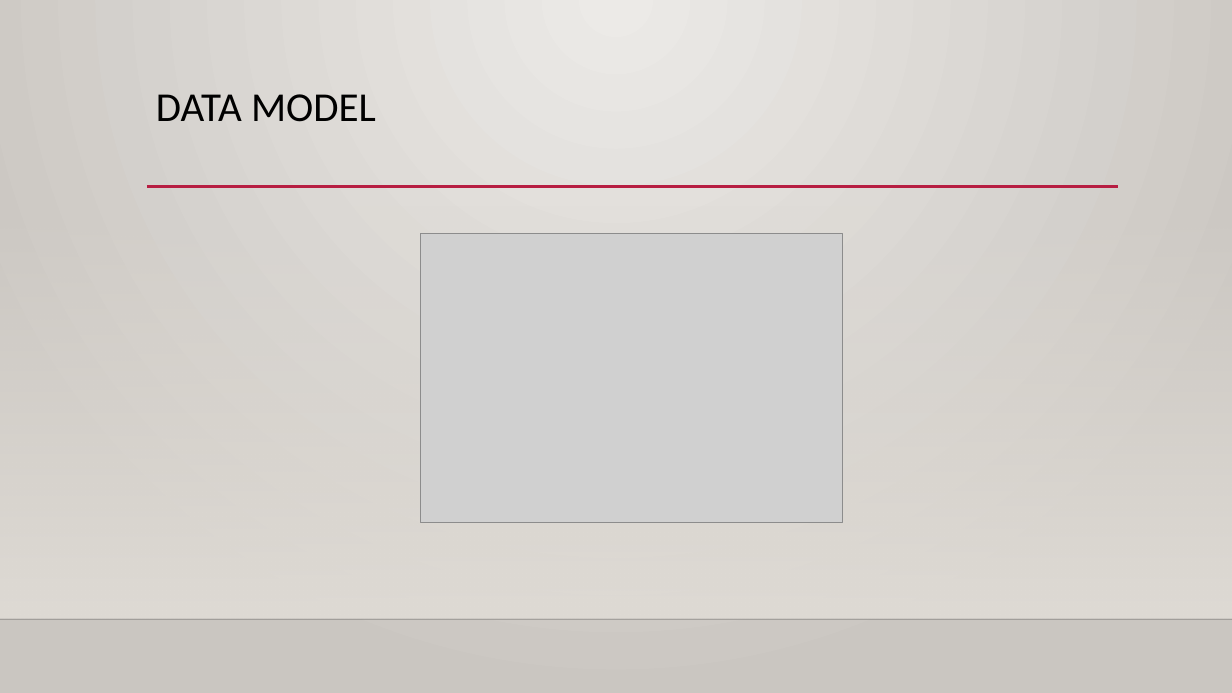
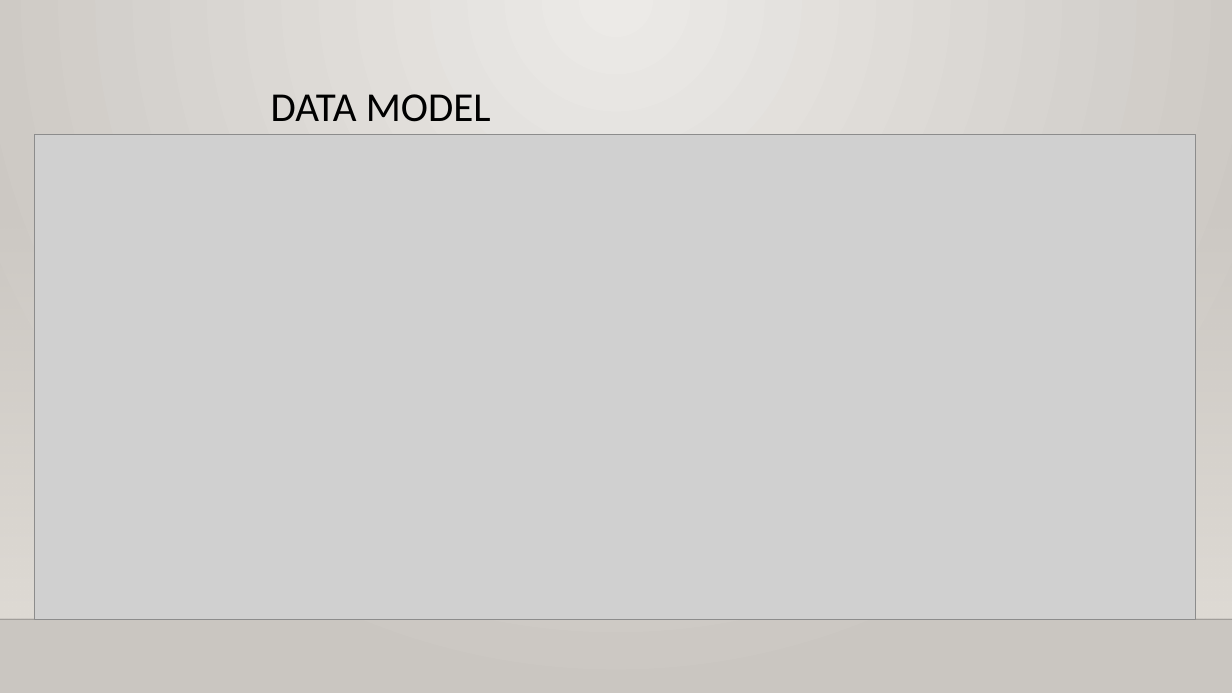
Before and after one commit to pau1ypau1/vitamin-Zang, a slide deck: slide 7 of Presentation1.pptx. Drawn at 1232x693 pixels with LibreOffice and Linux fonts; fonts in the diff are those of the drawing; grey boxes stand for pictures; background and template pictures are left out. Boxes give left, top, right and bottom in pixels: in the first picture for what was removed or moved away, otherwise in the second. Text is boxed around its words. In the diff, an @@ line names an element or a change of style, - is before the commit and + after.

```diff
--- a/Presentation1.pptx
+++ b/Presentation1.pptx
@@ title "DATA MODEL": place and size @@
-title "DATA MODEL" at [156, 94, 376, 122]
+title "DATA MODEL" at [271, 94, 491, 122]
@@ picture: place and size @@
-picture at [421, 233, 843, 523]
+picture at [35, 134, 1197, 619]
@@ line removed from (147, 187) to (1118, 187) @@
```
Also in this commit, not shown: 4 other slides changed.
